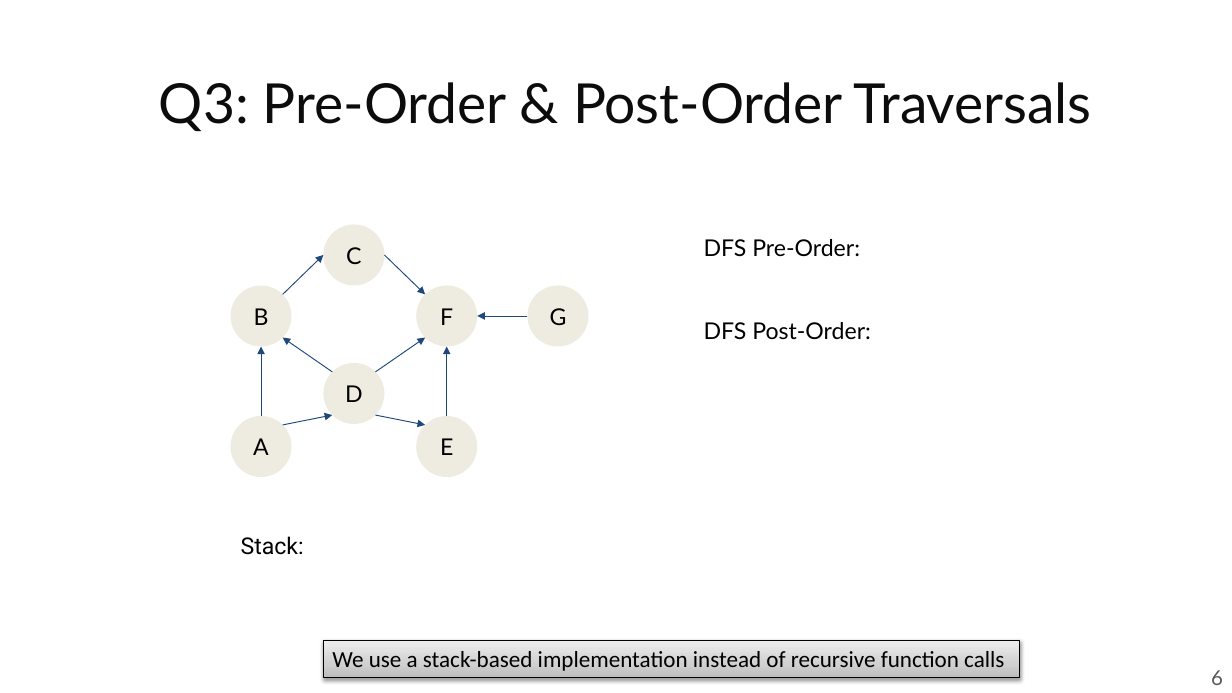
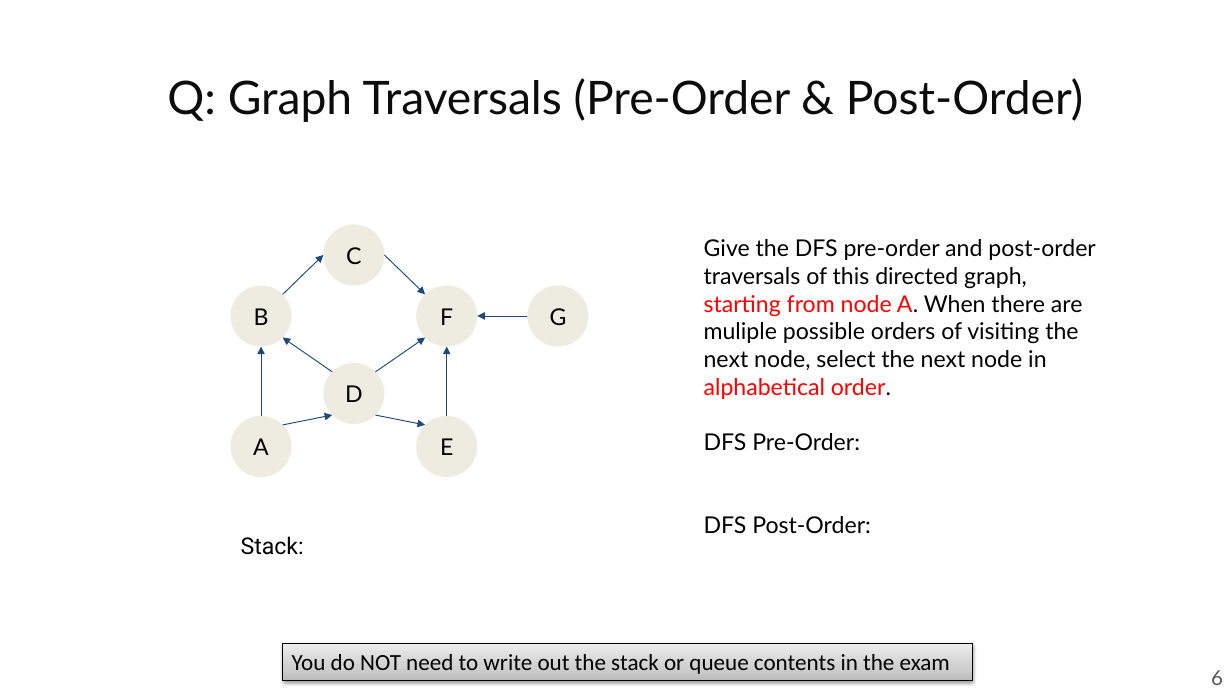
Before and after one commit to guhofstra/CSC111Fa25, a slide deck: slide 6 of PPTs/Lecture 12-graphs Exercises ANS.pptx. Drawn at 1232x693 pixels with LibreOffice and Linux fonts; fonts in the diff are those of the drawing. Boxes give left, top, right and bottom in pixels: in the first picture for what was removed or moved away, otherwise in the second. Text is boxed around its words. In the diff, an @@ line names an element or a change of style, - is before the commit and + after.

```diff
--- a/PPTs/Lecture 12-graphs Exercises ANS.pptx
+++ b/PPTs/Lecture 12-graphs Exercises ANS.pptx
@@ title at [167, 78, 1083, 122]: text changed; size 43 to 36 pt @@
-Q3: Pre-Order & Post-Order Traversals
+Q: Graph Traversals (Pre-Order & Post-Order)
@@ text at [704, 239, 1095, 399]: paragraph added @@
+Give the DFS pre-order and post-order traversals of this directed graph, starting from node A. When there are muliple possible orders of visiting the next node, select the next node in alphabetical order.
@@ rectangle added at [283, 643, 972, 680], fill gradient #BDBDBD to #D1D1D1 to #EEEEEE, outline #000000 0.75 pt, 18 pt, text #000000 @@
+You do NOT need to write out the stack or queue contents in the exam
@@ rectangle removed at [323, 640, 1020, 677] @@
-We use a stack-based implementation instead of recursive function calls
```
Also in this commit, not shown: 10 other slides changed, 3 slides added, 11 slides removed, 53 other files.
